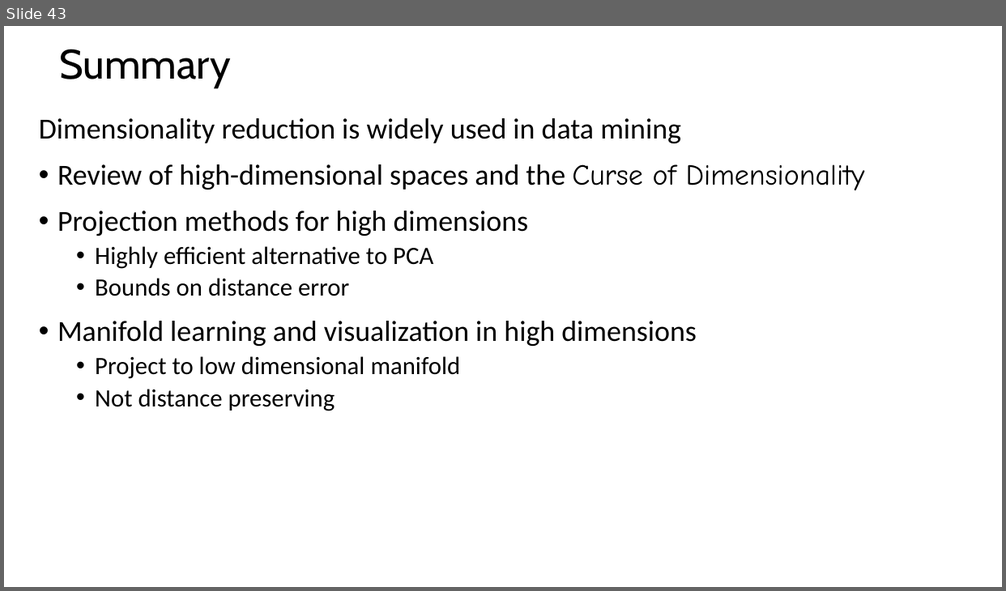
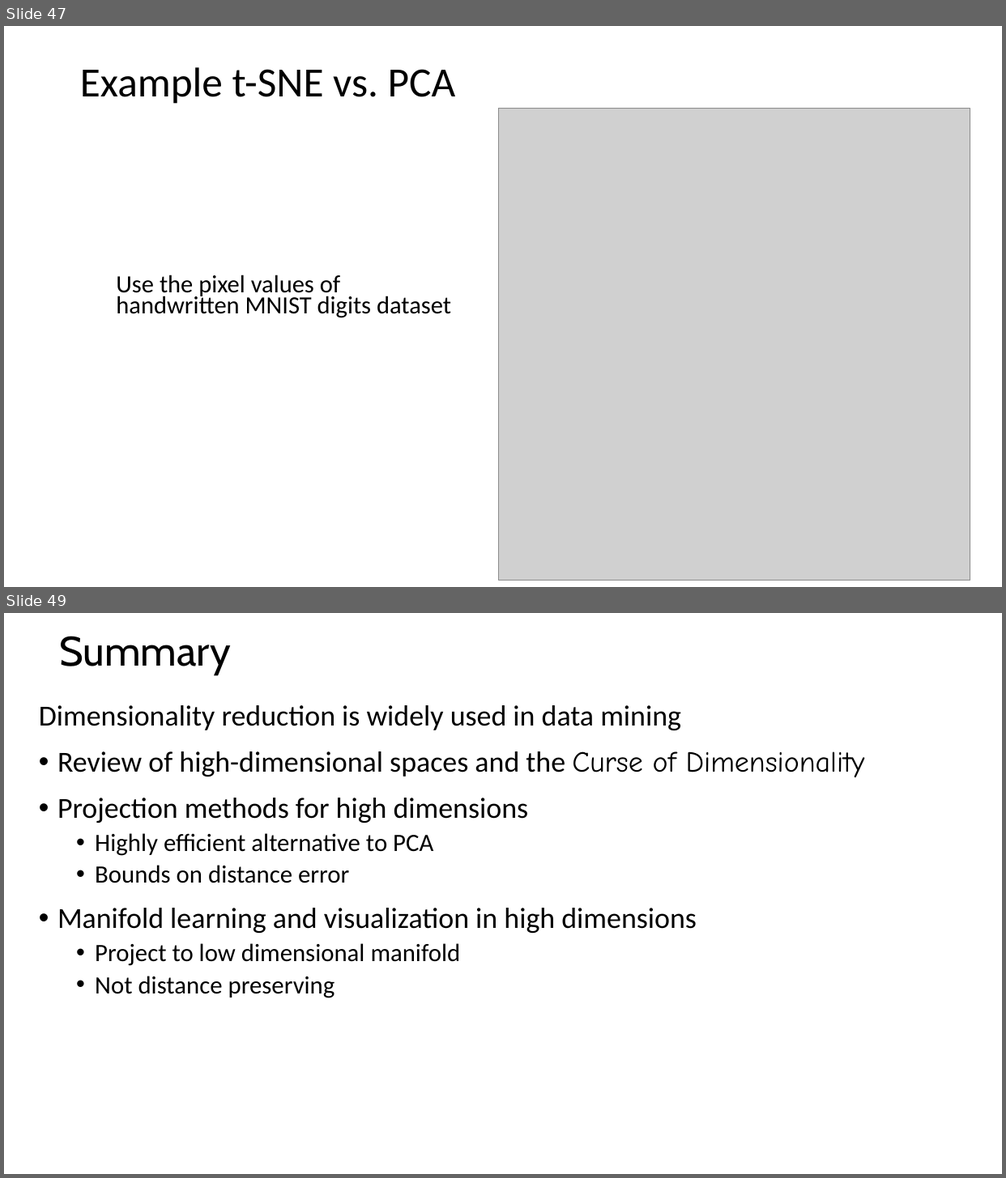
Before and after one commit to StephenElston/CSCI-E-108, a slide deck: slides/10_DimensionalityReduction_Part2.pptx. Shown one above the other, each under a label of ours: slide 43 before the commit, slides 47 and 49 after it; the slides between them are not shown. The pictures are 1006x591 and 1006x1178 pixels, drawn with LibreOffice and Linux fonts; fonts in the diff are those of the drawing; grey boxes stand for pictures. Boxes give left, top, right and bottom in pixels: in the first picture for what was removed or moved away, otherwise in the second. Text is boxed around its words. In the diff, an @@ line names an element or a change of style, - is before the commit and + after.

Commit message:
Edited slides, added examples

```diff
--- a/slides/10_DimensionalityReduction_Part2.pptx
+++ b/slides/10_DimensionalityReduction_Part2.pptx
@@ slide 47 added at (x1=4, y1=26, x2=1002, y2=587), background #FFFFFF @@
@@ title added at (x1=80, y1=67, x2=456, y2=104), 40 pt, text #000000 @@
+Example t-SNE vs. PCA
@@ picture added at (x1=499, y1=108, x2=970, y2=580) @@
@@ text added at (x1=116, y1=275, x2=451, y2=318), 23.8 pt, text #000000 @@
+Use the pixel values of handwritten MNIST digits dataset
@@ what was slide 43 is now slide 49 @@
```
Also in this commit, not shown: 8 slides changed, 5 other slides added.
